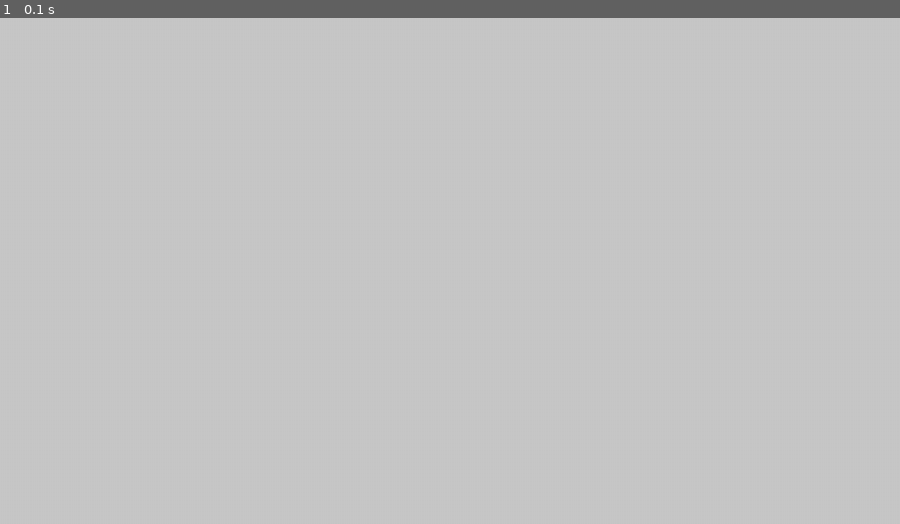
Above: before the commit, frame 1.
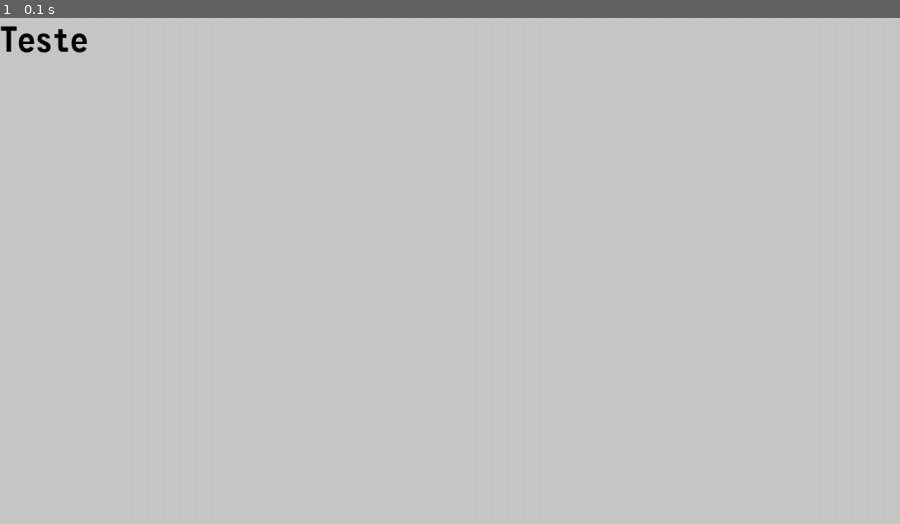
Above: after the commit, the same moment.

Repository: ExtraMobs/PyScratch
Game: pygame game, started from main.py
Same seed, same stepped clock (60 frames per second), same inputs: the game is played once before the commit and once after it.
Inputs:
- Up to frame 1 (0.1 s): no input

The runs differ from the first frame. In frame 1, 0.2% of the frame differs, in the area x 0-10%, y 1-7%.

Commit message:
testes com texto
teste com a nova classe de texto

Diff:
--- a/gameengine/resources.py
+++ b/gameengine/resources.py
@@ -72,16 +72,16 @@
             return pygame.Surface(size, flag)
 
     class Files:
-        fonts = {}
+        files = {}
 
         @classmethod
         def add_from_path(cls, name, path):
             with open(abspath(path), "rb") as font_file:
-                cls.fonts[name] = font_file.read()
+                cls.files[name] = font_file.read()
 
         @classmethod
         def get(cls, name):
-            return BytesIO(cls.fonts[name])
+            return BytesIO(cls.files[name])
 
     class Fonts:
         @classmethod
--- a/main.py
+++ b/main.py
@@ -1,14 +1,20 @@
 from gameengine.display import Display
 from gameengine.engine import Engine
+from gameengine.resources import Resources
 from gameengine.window import Window
 from scenes.mainscene import MainScene
 
 
 class PyScratch:
     def __init__(self):
+        self.load_assets()
+
         Window.set_size((1280, 720))
         Display.update_display_from_window()
         Engine.set_scene(MainScene())
+
+    def load_assets(self):
+        Resources.Files.add_from_path("MonoFonto", "monofonto rg.otf")
 
     def start(self):
         Engine.start_loop()
--- a/scenes/mainscene.py
+++ b/scenes/mainscene.py
@@ -1,5 +1,7 @@
 from gameengine.basescene import BaseScene
 from gameengine.engine import Engine
+from gameengine.resources import Resources
+from text import Text, TEXT_STATIC_MODE
 
 
 class MainScene(BaseScene):
@@ -7,6 +9,9 @@
         super().__init__()
         self.color_fill = (200, 200, 200)
 
+        text = Text(TEXT_STATIC_MODE, Resources.Fonts.get_from_file_buffer("MonoFonto", 50), (0,0,0), None, "Teste")
+        self.add_children(text)
+
     def update(self):
         super().update()
 
--- a/text.py
+++ b/text.py
@@ -1,10 +1,26 @@
-from gameengine.basechild import BaseChild
 import enum
 
-TEXT_STATIC = enum.auto()
+import pygame
+
+from gameengine.basechild import BaseChild
+
+TEXT_STATIC_MODE = enum.auto()
+
 
 class Text(BaseChild):
-    def __init__(self, mode, font) -> None:
+    def __init__(self, mode, font: pygame.font.Font, fg, bg=None, text="") -> None:
         super().__init__()
+        self.font = font
+        self.mode = mode
+        self.fg = fg
+        self.bg = bg
 
-        if mode == TEXT_STATIC:
+        self.set_text(text)
+
+    def set_text(self, text):
+        self.text = text
+        self.surface = self.font.render(self.text, True, self.fg, self.bg)
+        if self.rect is None:
+            self.rect = self.surface.get_frect()
+        else:
+            self.rect.size = self.surface.get_size()
